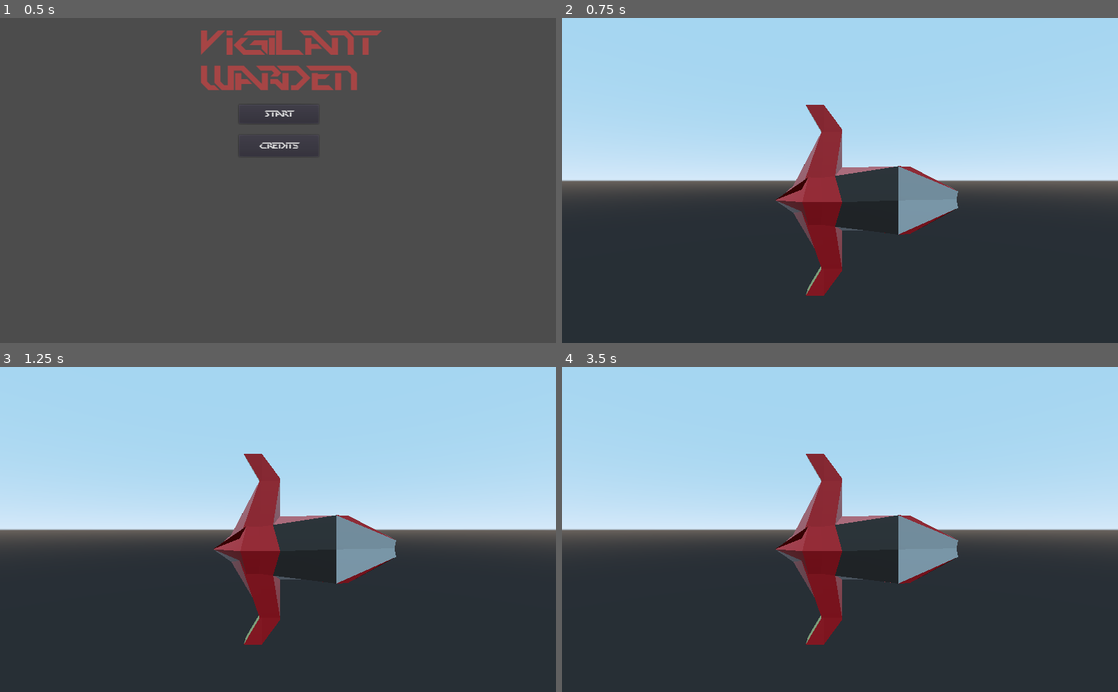
Above: before the commit, frames 1-4 (two rows, left to right).
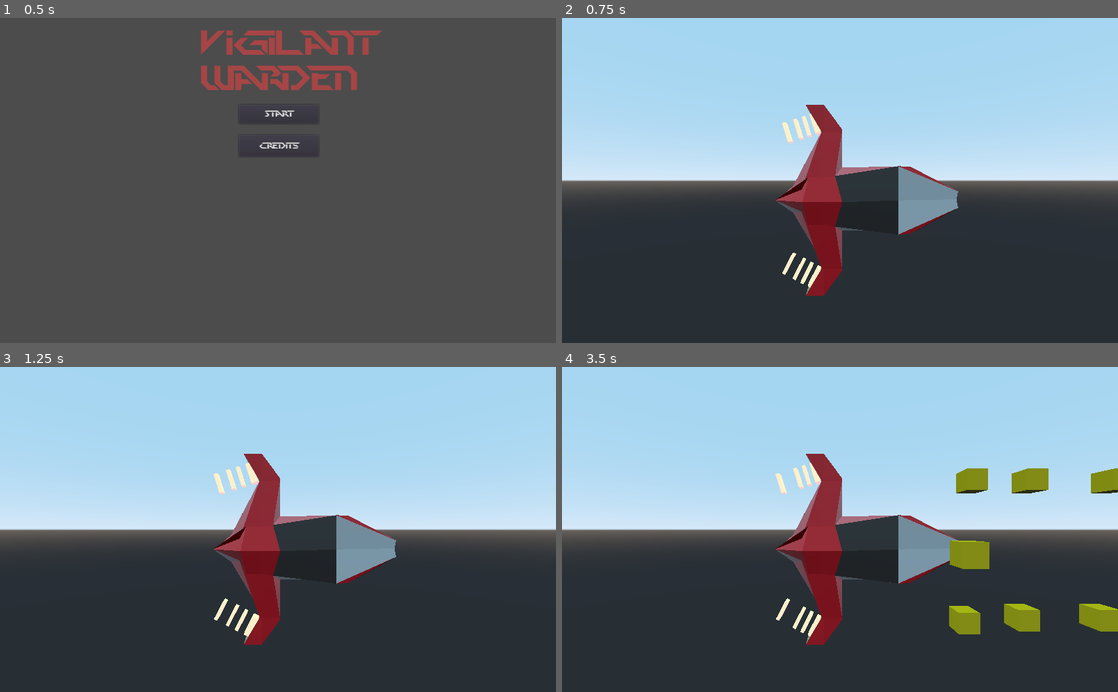
Above: after the commit, the same moments.

Repository: DownRangeDave/vigilant-barnacle
Game: Godot game, scene res://scene/titlescreen.tscn
Two runs of this game, one before a commit and one after it. Both use one fixed random seed, a clock stepped at 60 frames per second and the inputs below.
Inputs:
- Up to frame 1 (0.5 s): no input
- Up to frame 2 (0.75 s): click "Start" at 0.5 s
- Up to frame 3 (1.25 s): no input
- Up to frame 4 (3.5 s): tap Enter (ui_accept) at 1.25, 2.1, 2.27, 2.57 s; hold Right (ui_right) 1.28-2.03 s; hold Enter (ui_accept) 1.28-2.03 s; hold Down (ui_down) 2.03-2.78 s; hold Right (ui_right) from 2.78 s (still down); hold Enter (ui_accept) from 2.78 s (still down)

Frame 1 is identical in both runs. In frame 2, 0.4% of the frame differs, in the area x 39-60%, y 29-83%; in frame 3, 0.5%; in frame 4, 3.7%, in the area x 38-100%, y 29-83%.

Commit message:
bullets and stuff
added particles les GOOO

Diff:
--- /dev/null
+++ b/Game/Bullet.gd
@@ -0,0 +1,17 @@
+extends Spatial
+
+
+# Declare member variables here. Examples:
+# var a = 2
+# var b = "text"
+
+
+# Called when the node enters the scene tree for the first time.
+func _ready():
+	pass
+
+
+
+# Called every frame. 'delta' is the elapsed time since the previous frame.
+func _process(delta):
+		$KinematicBody.move_and_collide(Vector3(-.3,0,0))
--- a/Game/PlayerMovement.gd
+++ b/Game/PlayerMovement.gd
@@ -5,8 +5,10 @@
 # var a = 2
 # var b = "text"
 var speedmodifier=.075
-
+var bullet = preload("res://scene/Bullet.tscn")
 # Called when the node enters the scene tree for the first time.
+var timershoot=0
+var timerreset=0
 func _ready():
 	print("test")
 
@@ -15,16 +17,27 @@
 
 
 func movement():
+
 	if Input.is_action_pressed("ui_right"):
-		$KinematicBody.set_translation(Vector3(($KinematicBody.get_translation().x)-speedmodifier,0,0))
+		$SpaceBody.set_translation(Vector3(($SpaceBody.get_translation().x)-speedmodifier,0,0))
 	if Input.is_action_pressed("ui_left"):
-		$KinematicBody.set_translation(Vector3(($KinematicBody.get_translation().x)+speedmodifier,0,0))
+		$SpaceBody.set_translation(Vector3(($SpaceBody.get_translation().x)+speedmodifier,0,0))
 	if Input.is_action_pressed("ui_up"):
-		$KinematicBody.set_translation(Vector3(0,($KinematicBody.get_translation().y)+speedmodifier,0))
+		$SpaceBody.set_translation(Vector3(0,($SpaceBody.get_translation().y)+speedmodifier,0))
 	if Input.is_action_pressed("ui_down"):
-		$KinematicBody.set_translation(Vector3(0,($KinematicBody.get_translation().y)-speedmodifier,0))
+		$SpaceBody.set_translation(Vector3(0,($SpaceBody.get_translation().y)-speedmodifier,0))
+	if Input.is_action_pressed("ui_accept"):
 
 
+			var object = bullet.instance()
+			get_tree().get_root().add_child(object)
+			#object.set_translation = Vector3($SpaceBody.get_translation())
+			object.translation = Vector3($SpaceBody.get_translation().x-10,$SpaceBody.get_translation().y,
+			$SpaceBody.get_translation().z)
+
+	if timershoot>=60:
+		timershoot=0
 # Called every frame. 'delta' is the elapsed time since the previous frame.
 func _process(delta):
+
 	movement()
--- /dev/null
+++ b/Game/scene/Bullet.tscn
@@ -0,0 +1,23 @@
+[gd_scene load_steps=5 format=2]
+
+[ext_resource path="res://Bullet.gd" type="Script" id=1]
+
+[sub_resource type="BoxShape" id=1]
+
+[sub_resource type="CubeMesh" id=2]
+
+[sub_resource type="SpatialMaterial" id=3]
+albedo_color = Color( 1, 0.870588, 0, 1 )
+
+[node name="Bullet" type="Spatial"]
+script = ExtResource( 1 )
+
+[node name="KinematicBody" type="KinematicBody" parent="."]
+
+[node name="CollisionShape" type="CollisionShape" parent="KinematicBody"]
+shape = SubResource( 1 )
+
+[node name="MeshInstance" type="MeshInstance" parent="KinematicBody"]
+transform = Transform( 0.3, 0, 0, 0, 0.3, 0, 0, 0, 0.3, 0, 0, 0 )
+mesh = SubResource( 2 )
+material/0 = SubResource( 3 )
--- a/Game/scene/player.tscn
+++ b/Game/scene/player.tscn
@@ -7,21 +7,36 @@
 [sub_resource type="ConvexPolygonShape" id=1]
 points = PoolVector3Array( 2.97788, -0.000107288, -2.38419e-07, 2.97788, -0.50004, -2.38419e-07, 2.072, -0.000107288, - …(690 unchanged characters)…
 
+[sub_resource type="ParticlesMaterial" id=2]
+
+[sub_resource type="SpatialMaterial" id=3]
+vertex_color_use_as_albedo = true
+albedo_color = Color( 1, 0.909804, 0.168627, 1 )
+emission_enabled = true
+emission = Color( 0.713726, 0.52549, 0.52549, 1 )
+emission_energy = 2.45
+emission_operator = 0
+emission_on_uv2 = false
+
+[sub_resource type="CubeMesh" id=4]
+material = SubResource( 3 )
+size = Vector3( 1, 0.35, 2 )
+
 [node name="Spatial" type="Spatial"]
 script = ExtResource( 1 )
 
-[node name="KinematicBody" type="KinematicBody" parent="."]
+[node name="SpaceBody" type="KinematicBody" parent="."]
 transform = Transform( 1, 0, 0, 0, -4.37114e-08, 1, 0, -1, -4.37114e-08, 0, 0, 0 )
 
-[node name="Camera" type="Camera" parent="KinematicBody"]
+[node name="Camera" type="Camera" parent="SpaceBody"]
 transform = Transform( -1, 0, 8.74228e-08, 8.74228e-08, -4.37114e-08, 1, 3.82137e-15, 1, 4.37114e-08, 1.06026, 6.8558, 0.582557 )
 
-[node name="CollisionShape" type="CollisionShape" parent="KinematicBody"]
+[node name="CollisionShape" type="CollisionShape" parent="SpaceBody"]
 shape = SubResource( 1 )
 
-[node name="ship2" parent="KinematicBody" instance=ExtResource( 2 )]
+[node name="ship2" parent="SpaceBody" instance=ExtResource( 2 )]
 
-[node name="MeshInstance" type="MeshInstance" parent="KinematicBody/ship2"]
+[node name="MeshInstance" type="MeshInstance" parent="SpaceBody/ship2"]
 mesh = ExtResource( 3 )
 skeleton = NodePath("")
 material/0 = null
@@ -66,3 +81,21 @@
 material/39 = null
 material/40 = null
 material/41 = null
+
+[node name="BottomParticless" type="Particles" parent="SpaceBody/ship2"]
+transform = Transform( 9.23334e-09, -0.266638, 0.137493, -0.3, 2.07108e-09, 2.4163e-08, -2.24251e-08, -0.137493, -0.266638, 1.781, -0.178704, -2.34984 )
+amount = 5
+lifetime = 1.01
+speed_scale = 5.0
+visibility_aabb = AABB( -6.77424, -15.8579, -0.588102, 11.5504, 27.2823, 2.51409 )
+process_material = SubResource( 2 )
+draw_pass_1 = SubResource( 4 )
+
+[node name="TopParticles" type="Particles" parent="SpaceBody/ship2"]
+transform = Transform( -1.6448e-08, -0.286134, 0.0901518, 0.3, -1.70541e-08, 6.06103e-10, 4.54676e-09, 0.0901518, 0.286134, 1.78115, -0.238286, 2.31015 )
+amount = 5
+lifetime = 1.01
+speed_scale = 5.0
+visibility_aabb = AABB( -6.74645, -15.8579, -0.588102, 11.4949, 27.2823, 2.51409 )
+process_material = SubResource( 2 )
+draw_pass_1 = SubResource( 4 )
Not shown: 1 places in Game/scene/player.tscn that only renumber resources
